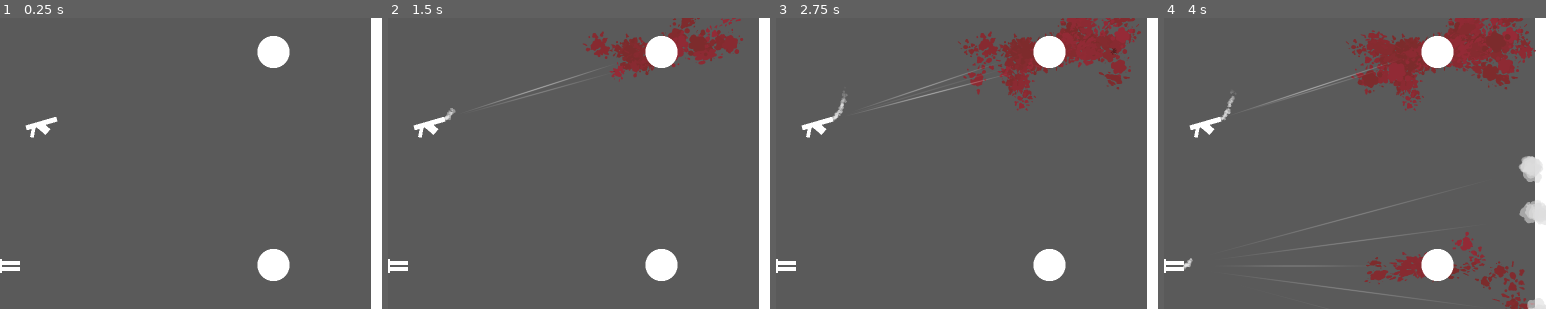
Above: before the commit, frames 1-4 (left to right).
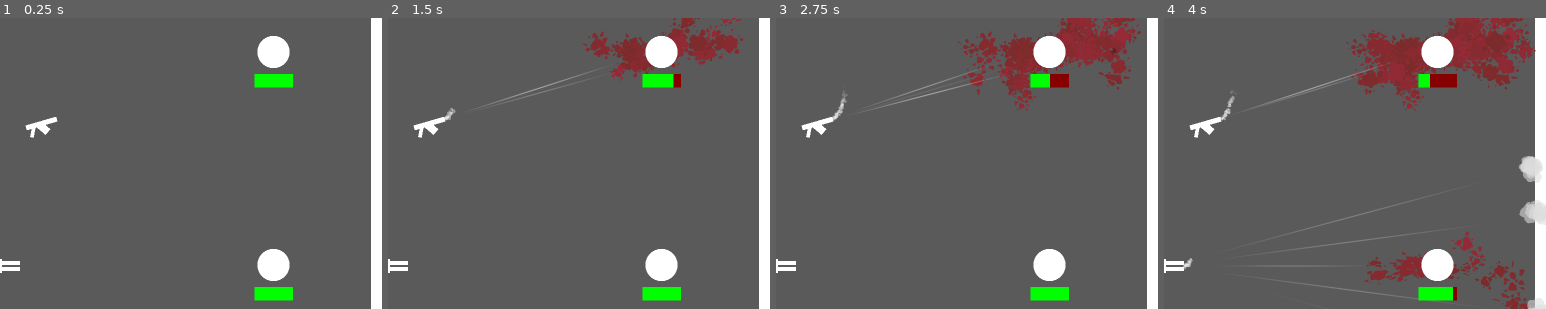
Above: after the commit, the same moments.

Repository: xiaocod/MizGodotTools
Game: Godot game, scene res://example_scenes/weapon_damage_and_blood_examples/weapon_damage_and_blood_examples.tscn
The game is run twice, just before and just after one commit, with the same random seed, the same clock (stepped at 60 frames per second) and the same inputs. The project has no main scene, so this scene is started directly.
Inputs (mouse positions are % of the whole screen's width and height, from its top left):
- Up to frame 1 (0.25 s): no input
- Up to frame 2 (1.5 s): tap Enter at 0.5 s; move the mouse to (71, 46) at 0.52 s; hold D (move_right) 0.53-1.28 s; move the mouse to (27, 57) at 1.27 s; hold S (move_down) from 1.28 s (still down)
- Up to frame 3 (2.75 s): move the mouse to (58, 29) at 2.02 s; release S (move_down) at 2.03 s; hold D (move_right) from 2.03 s (still down)
- Up to frame 4 (4 s): move the mouse to (42, 72) at 2.77 s; release D (move_right) at 2.78 s; hold W (move_up) 2.78-3.53 s; move the mouse to (79, 67) at 3.52 s; hold A (move_left) from 3.53 s (still down)
The pictures show only the part of the screen within x 5-55%, y 23-73%; the shares and areas given below are measured in that part.

The runs differ from the first frame. In frame 1, 1.0% of the frame differs, in the area x 66-77%, y 19-98%; in frame 2, 1.0%; in frame 3, 1.0%; in frame 4, 1.0%.

Commit message:
got save load example scene up and running

Diff:
--- a/effects/blood_effects/blood_splatter.gd
+++ b/effects/blood_effects/blood_splatter.gd
@@ -110,7 +110,7 @@
 		base_color = str_to_var(save_data.base_color)
 		modulate = base_color
 	if "global_transform" in save_data:
-		global_position = str_to_var(save_data.global_transform)
+		global_transform = str_to_var(save_data.global_transform)
 
 	if has_node("SplatterSounds"):
 		get_node("SplatterSounds").queue_free()
--- a/effects/blood_effects/blood_splatter.tscn
+++ b/effects/blood_effects/blood_splatter.tscn
@@ -9,8 +9,6 @@
 
 [node name="BloodSplatter" type="Node2D"]
 modulate = Color(0.482353, 0.168627, 0.168627, 1)
-z_index = 200
-z_as_relative = false
 script = ExtResource("1_rubwu")
 blood_dark_color = Color(0.482353, 0.168627, 0.168627, 1)
 blood_light_color = Color(0.588235, 0.164706, 0.215686, 1)
--- a/effects/bullet_tracer/bullet_tracer.tscn
+++ b/effects/bullet_tracer/bullet_tracer.tscn
@@ -53,7 +53,7 @@
 &"fadeout": SubResource("Animation_wb5uf")
 }
 
-[node name="BulletTracer" type="Node2D"]
+[node name="BulletTracer" type="Node2D" groups=["instanced"]]
 z_index = 8
 script = ExtResource("1_2sgox")
 
--- /dev/null
+++ b/example_scenes/save_load_example/save_load_base_scene.tscn
@@ -0,0 +1,87 @@
+[gd_scene load_steps=3 format=3 uid="uid://xeggsmedqiyg"]
+
+[ext_resource type="Script" uid="uid://x8tg1s01f3og" path="res://example_scenes/save_load_example/save_load_ui.gd" id="1_bc6go"]
+
+[sub_resource type="LabelSettings" id="LabelSettings_bc6go"]
+font_size = 40
+
+[node name="SaveLoadExamples" type="Node2D"]
+script = ExtResource("1_bc6go")
+
+[node name="UI" type="CanvasLayer" parent="."]
+
+[node name="VBoxContainer" type="VBoxContainer" parent="UI"]
+offset_left = 26.0
+offset_top = 12.0
+offset_right = 145.0
+offset_bottom = 78.0
+
+[node name="SaveButton" type="Button" parent="UI/VBoxContainer"]
+unique_name_in_owner = true
+layout_mode = 2
+text = "Quick Save"
+
+[node name="LoadButton" type="Button" parent="UI/VBoxContainer"]
+unique_name_in_owner = true
+layout_mode = 2
+text = "Quick Load"
+
+[node name="SaveFileName" type="LineEdit" parent="UI"]
+unique_name_in_owner = true
+offset_left = 38.0
+offset_top = 182.0
+offset_right = 292.0
+offset_bottom = 213.0
+placeholder_text = "Enter save file name here..."
+
+[node name="Label" type="Label" parent="UI/SaveFileName"]
+layout_mode = 0
+offset_top = -30.0
+offset_right = 118.0
+offset_bottom = -7.0
+text = "Save File Name"
+
+[node name="VBoxContainer2" type="VBoxContainer" parent="UI"]
+offset_left = 26.0
+offset_top = 223.0
+offset_right = 224.0
+offset_bottom = 289.0
+
+[node name="SaveCustomButton" type="Button" parent="UI/VBoxContainer2"]
+unique_name_in_owner = true
+layout_mode = 2
+text = "Save with Custom Name"
+
+[node name="LoadCustomButton" type="Button" parent="UI/VBoxContainer2"]
+unique_name_in_owner = true
+layout_mode = 2
+text = "Load with Custom Name"
+
+[node name="SceneName" type="Label" parent="UI"]
+anchors_preset = 5
+anchor_left = 0.5
+anchor_right = 0.5
+offset_left = -78.0
+offset_top = 60.0
+offset_right = 78.0
+offset_bottom = 115.0
+grow_horizontal = 2
+text = "SCENE 1"
+label_settings = SubResource("LabelSettings_bc6go")
+
+[node name="Instructions" type="Label" parent="UI"]
+anchors_preset = 1
+anchor_left = 1.0
+anchor_right = 1.0
+offset_left = -210.0
+offset_top = 50.0
+offset_right = -108.0
+offset_bottom = 73.0
+grow_horizontal = 0
+text = "To Test Scene Changing:
+Run Scene 1
+Quick Save
+Close Game
+Run Scene 2
+Quick Load"
+horizontal_alignment = 2
--- /dev/null
+++ b/example_scenes/save_load_example/save_load_scene_1.tscn
@@ -0,0 +1,19 @@
+[gd_scene load_steps=4 format=3 uid="uid://th8opath4tjb"]
+
+[ext_resource type="PackedScene" uid="uid://xeggsmedqiyg" path="res://example_scenes/save_load_example/save_load_base_scene.tscn" id="1_glv4b"]
+[ext_resource type="PackedScene" uid="uid://cqnokp4q87673" path="res://example_scenes/weapon_damage_and_blood_examples/rifle.tscn" id="2_ewymr"]
+[ext_resource type="PackedScene" uid="uid://glvxl7coltw8" path="res://example_scenes/weapon_damage_and_blood_examples/test_dummy.tscn" id="3_vc0y1"]
+
+[node name="SaveLoadScene1" instance=ExtResource("1_glv4b")]
+
+[node name="Rifle" parent="." index="1" instance=ExtResource("2_ewymr")]
+position = Vector2(295, 748)
+rotation = -0.282991
+
+[node name="Timer" type="Timer" parent="Rifle" index="5"]
+autostart = true
+
+[node name="TestDummy" parent="." index="2" instance=ExtResource("3_vc0y1")]
+position = Vector2(759, 605)
+
+[connection signal="timeout" from="Rifle/Timer" to="Rifle" method="attack"]
--- /dev/null
+++ b/example_scenes/save_load_example/save_load_scene_2.tscn
@@ -0,0 +1,8 @@
+[gd_scene load_steps=2 format=3 uid="uid://cjww0bp6ltb24"]
+
+[ext_resource type="PackedScene" uid="uid://xeggsmedqiyg" path="res://example_scenes/save_load_example/save_load_base_scene.tscn" id="1_jhnsy"]
+
+[node name="SaveLoadScene1" instance=ExtResource("1_jhnsy")]
+
+[node name="SceneName" parent="UI" index="3"]
+text = "SCENE 2"
--- /dev/null
+++ b/example_scenes/save_load_example/save_load_ui.gd
@@ -0,0 +1,20 @@
+extends Node2D
+
+@onready var save_button: Button = %SaveButton
+@onready var load_button: Button = %LoadButton
+@onready var save_custom_button: Button = %SaveCustomButton
+@onready var load_custom_button: Button = %LoadCustomButton
+@onready var save_file_name: LineEdit = %SaveFileName
+
+func _ready():
+	save_button.button_up.connect(SaveManager.quicksave)
+	load_button.button_up.connect(SaveManager.load_quicksave)
+	save_custom_button.button_up.connect(save_custom)
+	load_custom_button.button_up.connect(load_custom)
+
+
+func save_custom():
+	SaveManager.save_game_with_filename(save_file_name.text)
+
+func load_custom():
+	SaveManager.load_game_with_filename(save_file_name.text)
--- /dev/null
+++ b/example_scenes/weapon_damage_and_blood_examples/test_dummy.gd
@@ -0,0 +1,23 @@
+extends CharacterBody2D
+
+
+@onready var health_manager: HealthManager = $HealthManager
+@onready var health_bar: ProgressBar = $HealthBar
+
+
+func _ready() -> void:
+	health_manager.health_updated.connect(on_health_updated)
+	health_manager.on_health_updated()
+
+func on_health_updated(cur_health, max_health):
+	health_bar.max_value = max_health
+	health_bar.value = cur_health
+
+func get_save_data() -> Dictionary:
+	return {
+		"health_manager": health_manager.get_save_data()
+	}
+
+func load_save_data(save_data: Dictionary):
+	if "health_manager" in save_data:
+		health_manager.load_save_data(save_data.health_manager)
--- a/example_scenes/weapon_damage_and_blood_examples/test_dummy.tscn
+++ b/example_scenes/weapon_damage_and_blood_examples/test_dummy.tscn
@@ -1,6 +1,7 @@
-[gd_scene load_steps=6 format=3 uid="uid://glvxl7coltw8"]
+[gd_scene load_steps=9 format=3 uid="uid://glvxl7coltw8"]
 
 [ext_resource type="Texture2D" uid="uid://c485t74cvfska" path="res://effects/textures/white_circle.png" id="1_gtwjl"]
+[ext_resource type="Script" uid="uid://b6d8ica85ufhy" path="res://example_scenes/weapon_damage_and_blood_examples/test_dummy.gd" id="1_vrh7j"]
 [ext_resource type="PackedScene" uid="uid://bvcafpqx7h01d" path="res://characters_utility/hit_box/hit_box.tscn" id="2_s0ftr"]
 [ext_resource type="PackedScene" uid="uid://c5sy7c8ijp8k6" path="res://characters_utility/health_manager/health_manager.tscn" id="3_ieret"]
 
@@ -10,10 +11,17 @@
 [sub_resource type="CircleShape2D" id="CircleShape2D_ieret"]
 radius = 31.0644
 
-[node name="TestDummy" type="CharacterBody2D"]
+[sub_resource type="StyleBoxFlat" id="StyleBoxFlat_ieret"]
+bg_color = Color(0.531146, 1.52213e-06, 4.33177e-07, 1)
+
+[sub_resource type="StyleBoxFlat" id="StyleBoxFlat_vrh7j"]
+bg_color = Color(0, 1, 0, 1)
+
+[node name="TestDummy" type="CharacterBody2D" groups=["serializable"]]
 z_index = 10
 collision_layer = 2
 collision_mask = 0
+script = ExtResource("1_vrh7j")
 
 [node name="Sprite2D" type="Sprite2D" parent="."]
 texture = ExtResource("1_gtwjl")
@@ -29,6 +37,17 @@
 [node name="CollisionShape2D" parent="HitBox" index="0"]
 shape = SubResource("CircleShape2D_ieret")
 
+[node name="HealthBar" type="ProgressBar" parent="."]
+offset_left = -38.0
+offset_top = 44.0
+offset_right = 39.0
+offset_bottom = 71.0
+theme_override_styles/background = SubResource("StyleBoxFlat_ieret")
+theme_override_styles/fill = SubResource("StyleBoxFlat_vrh7j")
+step = 1.0
+value = 50.0
+show_percentage = false
+
 [connection signal="died" from="HealthManager" to="." method="queue_free"]
 [connection signal="hitbox_hurt" from="HitBox" to="HealthManager" method="hurt"]
 
--- a/save_manager/game_save_data.gd
+++ b/save_manager/game_save_data.gd
@@ -12,7 +12,7 @@
 
 func get_deleted_nodes_for_scene_path(scene_key: String) -> Array[String]:
 	if scene_key in all_levels_data:
-		return all_levels_data[scene_key].deleted_nodes
+		return all_levels_data[scene_key].deleted_node_paths
 	return [] as Array[String]
 
 func store_data_for_scene_path(scene_key: String, level_save_data: LevelSaveData):
--- a/save_manager/level_save_data.gd
+++ b/save_manager/level_save_data.gd
@@ -2,10 +2,10 @@
 
 
 var saved_nodes : Array = [] # array of saved nodes data
-var deleted_nodes : Array[String] = [] # array of paths of deleted nodes in this scene
+var deleted_node_paths : Array[String] = [] # array of paths of deleted nodes in this scene
 
 func get_level_save_data_as_dict() -> Dictionary:
 	return {
 		"saved_nodes" : saved_nodes,
-		"deleted_nodes" : deleted_nodes,
+		"deleted_node_paths" : deleted_node_paths,
 	}
--- a/save_manager/save_manager.gd
+++ b/save_manager/save_manager.gd
@@ -2,6 +2,8 @@
 
 ## Handles saving and loading data, must be set as a global
 ## F1 and F5 are quicksave and quickload
+
+## Save path on windows is %APPDATA%/Godot/app_userdata/MizGodotTools/saved_games
 
 const NODE_PATH_KEY = "node_path" # used by non instances to specify their path in the scene
 const INSTANCE_ID_KEY = "instance_uid" # used by serializable instances to contain uid or resource path
@@ -43,13 +45,25 @@
 func load_quicksave():
 	load_game_from_file(QUICKSAVE_PATH)
 
+func save_game_with_filename(save_name: String):
+	if save_name == "":
+		print_debug("INVALID SAVE FILE NAME")
+		return false
+	print_save_status("save file " + str(save_name))
+	save_game_to_file(SAVE_FILE_PATH_FORMAT % save_name)
+	return true
+
+func load_game_with_filename(save_name: String):
+	print_save_status("load file " + str(save_name))
+	load_game_from_file(SAVE_FILE_PATH_FORMAT % save_name)
+
 func save_game_to_file(file_path: String):
 	var game_save_data = get_game_save_data()
 	game_save_data.save_data_to_file(file_path)
 	record_last_saved_file_path(file_path)
 	game_saved.emit(file_path)
 
-func load_game_from_file(file_path: String, do_fade_out=false):
+func load_game_from_file(file_path: String, _do_fade_out=false): # TODO fadein/out
 	print_save_status("loading: " + file_path)
 	record_last_saved_file_path(file_path)
 	#if do_fade_out:
@@ -109,7 +123,7 @@
 
 	# scene path data
 	var current_scene_path = get_tree().current_scene.scene_file_path
-	game_save_data.scene_path = current_scene_path
+	game_save_data.last_active_level_scene_path = current_scene_path
 
 	# player data
 	var player = get_tree().get_first_node_in_group("player")
@@ -142,11 +156,11 @@
 	var current_scene_path = get_tree().current_scene.scene_file_path
 	if loading_from_save:
 		get_tree().call_group("instanced", "free")
-		if current_scene_path == game_save_data.scene_path:
+		if current_scene_path == game_save_data.last_active_level_scene_path:
 			get_tree().reload_current_scene()
 		else:
-			current_scene_path = game_save_data.scene_path
-			get_tree().change_scene_to_file(game_save_data.scene_path)
+			current_scene_path = game_save_data.last_active_level_scene_path
+			get_tree().change_scene_to_file(game_save_data.last_active_level_scene_path)
 		await get_tree().process_frame
 		await get_tree().process_frame
 		await get_tree().process_frame
Not shown, added: example_scenes/save_load_example/save_load_ui.gd.uid
Not shown, added: example_scenes/weapon_damage_and_blood_examples/test_dummy.gd.uid
